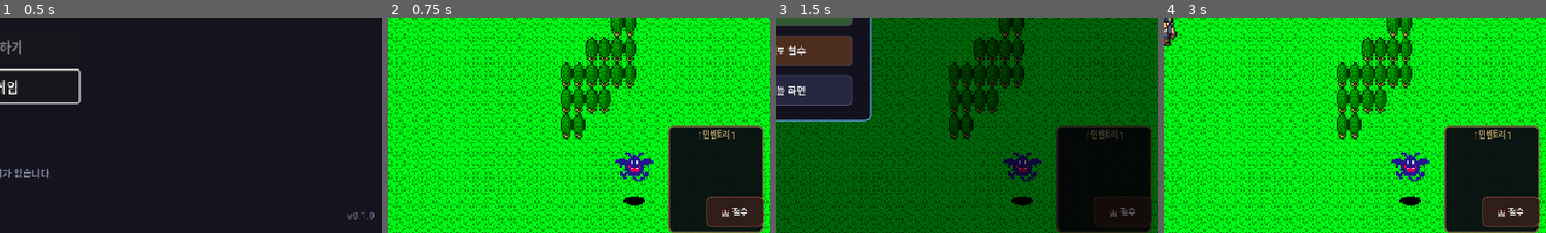
Above: before the commit, frames 1-4 (left to right).
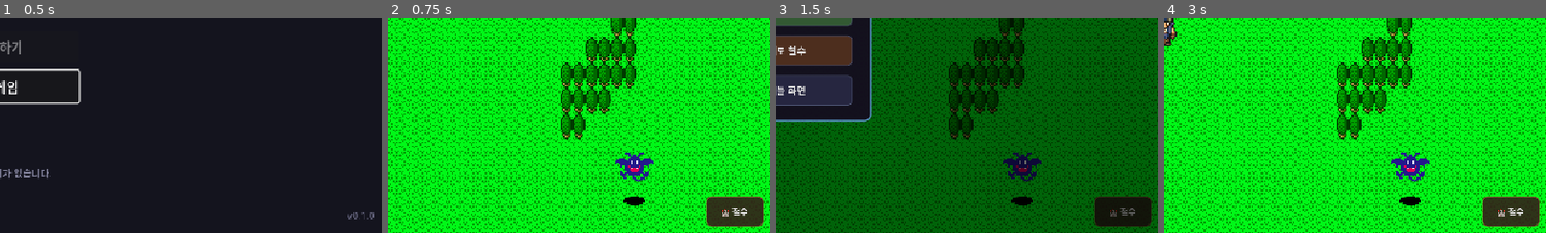
Above: after the commit, the same moments.

Repository: limmmmmmn/Appears-Appears
Game: Godot game, scene res://scenes/main/Main.tscn
The game is run twice, just before and just after one commit, with the same random seed, the same clock (stepped at 60 frames per second) and the same inputs.
Inputs:
- Up to frame 1 (0.5 s): no input
- Up to frame 2 (0.75 s): click "새 게임" at 0.5 s
- Up to frame 3 (1.5 s): click "☰" at 1.25 s
- Up to frame 4 (3 s): click "🏰 철수" at 2 s; click "👤+ 영입" at 2.75 s
The pictures show only the part of the screen within x 50-100%, y 50-100%; the shares and areas given below are measured in that part.

Frame 1 is identical in both runs. In frame 2, 11% of the frame differs, in the area x 73-99%, y 49-100%; in frame 3, 11%; in frame 4, 11%.
Error after the commit: Parse Error: Too few arguments for "get()" call. Expected at least 1 but received 0. (res://scripts/ui/field/MiniMap.gd:111)

Commit message:
인벤토리창 삭제 + 좌측 하단 미니맵 추가
- BottomPartyCards에서 InventoryCard/InvContainer 완전 제거
- BattleManager/FieldDrop 인벤토리 참조를 히어로카드 위치로 대체
- MiniMap 신규 생성: 타일맵 기반 _draw() 미니맵
  - 플레이어 위치: 깜빡이는 노란 점
  - 적 위치: 빨간 점
  - 출구: 초록 사각형
- FieldHUD에 _init_minimap() 추가, 좌측 하단 배치

https://claude.ai/code/session_01LzmX6vSTcWcWe1rR4SRP8n

Diff:
--- a/scenes/ui/BottomPartyCards.tscn
+++ b/scenes/ui/BottomPartyCards.tscn
@@ -22,18 +22,3 @@
 alignment = 1
 theme_override_constants/separation = 4
 mouse_filter = 2
-
-[node name="InvContainer" type="HBoxContainer" parent="."]
-unique_name_in_owner = true
-layout_mode = 1
-anchor_left = 1.0
-anchor_top = 1.0
-anchor_right = 1.0
-anchor_bottom = 1.0
-offset_left = -200.0
-offset_top = -145.0
-offset_right = -8.0
-grow_horizontal = 0
-grow_vertical = 0
-alignment = 2
-mouse_filter = 2
--- /dev/null
+++ b/scenes/ui/MiniMap.tscn
@@ -0,0 +1,8 @@
+[gd_scene load_steps=2 format=3]
+
+[ext_resource type="Script" path="res://scripts/ui/field/MiniMap.gd" id="1_script"]
+
+[node name="MiniMap" type="Control"]
+custom_minimum_size = Vector2(120, 90)
+mouse_filter = 2
+script = ExtResource("1_script")
--- a/scripts/autoload/BattleManager.gd
+++ b/scripts/autoload/BattleManager.gd
@@ -672,12 +672,8 @@
 
 
 func _get_inventory_card_pos(hud: FieldHUD) -> Vector2:
-	if hud.bottom_party_cards == null:
-		return Vector2.ZERO
-	var inv_card = hud.bottom_party_cards.inventory_card
-	if inv_card and is_instance_valid(inv_card):
-		return inv_card.get_global_rect().get_center()
-	return Vector2.ZERO
+	# 인벤토리 카드 삭제됨 → 첫 번째 히어로 카드 위치로 대체
+	return _get_hero_card_pos(hud, 0)
 
 
 func _find_equipped_hero_index(p_item_id: String) -> int:
--- a/scripts/entities/FieldDrop.gd
+++ b/scripts/entities/FieldDrop.gd
@@ -346,16 +346,8 @@
 
 
 func _get_inventory_card_screen_pos() -> Vector2:
-	var hud_nodes: Array = get_tree().get_nodes_in_group("field_hud")
-	if hud_nodes.is_empty():
-		return Vector2.ZERO
-	var hud: FieldHUD = hud_nodes[0] as FieldHUD
-	if hud == null or hud.bottom_party_cards == null:
-		return Vector2.ZERO
-	var inv_card = hud.bottom_party_cards.inventory_card
-	if inv_card and is_instance_valid(inv_card):
-		return inv_card.get_global_rect().get_center()
-	return Vector2.ZERO
+	# 인벤토리 카드 삭제됨 → 첫 번째 히어로 카드 위치로 대체
+	return _get_hero_card_screen_pos(0)
 
 
 func _find_equipped_hero_index(p_item_id: String) -> int:
--- a/scripts/ui/field/BottomPartyCards.gd
+++ b/scripts/ui/field/BottomPartyCards.gd
@@ -2,18 +2,14 @@
 class_name BottomPartyCards
 ## 좌측 파티 카드 컨테이너 (세로 배치)
 ## HeroCard.tscn을 인스턴스하여 파티원별 카드를 표시
-## InventoryCard.tscn을 우측 하단에 독립 배치
 
 const HeroCardScene := preload("res://scenes/ui/HeroCard.tscn")
-const InventoryCardScene := preload("res://scenes/ui/InventoryCard.tscn")
 
 signal equipment_dropped(hero_index: int, item_id: String)
 
 @onready var cards_container: VBoxContainer = %CardsContainer
-@onready var inv_container: HBoxContainer = %InvContainer
 
 var cards: Array[HeroCard] = []
-var inventory_card: InventoryCard = null
 
 
 func _ready() -> void:
@@ -23,7 +19,6 @@
 
 func _initial_setup() -> void:
 	if cards_container:
-		_create_inventory_card()
 		update_display()
 
 
@@ -49,16 +44,6 @@
 func _on_party_changed() -> void:
 	_rebuild_cards()
 	update_display()
-
-
-#region 인벤토리 카드
-func _create_inventory_card() -> void:
-	if inventory_card and is_instance_valid(inventory_card):
-		return
-	inventory_card = InventoryCardScene.instantiate()
-	inventory_card.hero_cards_container = cards_container
-	inv_container.add_child(inventory_card)
-#endregion
 
 
 #region 카드 관리
--- a/scripts/ui/field/FieldHUD.gd
+++ b/scripts/ui/field/FieldHUD.gd
@@ -46,6 +46,9 @@
 # BottomPartyCards
 var bottom_party_cards: BottomPartyCards = null
 
+# 미니맵
+var minimap: MiniMap = null
+
 # 철수 버튼
 var retreat_button: Button = null
 
@@ -67,6 +70,7 @@
 	process_mode = Node.PROCESS_MODE_ALWAYS
 	_init_topbar()
 	_init_party_cards()
+	_init_minimap()
 	_init_retreat_button()
 	_init_pause_menu()
 	_init_recruit_button()
@@ -110,6 +114,18 @@
 	var ctrl := get_node_or_null("Control")
 	if ctrl:
 		ctrl.add_child(bottom_party_cards)
+
+
+func _init_minimap() -> void:
+	## 좌측 하단 미니맵 생성
+	var scene := preload("res://scenes/ui/MiniMap.tscn")
+	minimap = scene.instantiate() as MiniMap
+	var ctrl := get_node_or_null("Control")
+	if ctrl:
+		ctrl.add_child(minimap)
+		minimap.set_anchors_preset(Control.PRESET_BOTTOM_LEFT)
+		minimap.position = Vector2(6, -96)
+		minimap.size = Vector2(120, 90)
 
 
 func _init_retreat_button() -> void:
--- /dev/null
+++ b/scripts/ui/field/MiniMap.gd
@@ -0,0 +1,139 @@
+extends Control
+class_name MiniMap
+## 미니맵 - 타일맵 기반 간략 지도
+## 플레이어 위치(노랑 점), 적(빨강 점), 출구(초록 사각) 표시
+
+const TILE_COLORS := {
+	"grass": Color(0.25, 0.5, 0.2),
+	"forest": Color(0.12, 0.32, 0.12),
+	"mountain": Color(0.42, 0.36, 0.26),
+	"water": Color(0.15, 0.3, 0.55),
+	"cave": Color(0.22, 0.2, 0.28),
+}
+const EMPTY_COLOR := Color(0.03, 0.03, 0.06, 0.3)
+const PLAYER_COLOR := Color(1.0, 1.0, 0.3)
+const ENEMY_COLOR := Color(0.85, 0.2, 0.2)
+const EXIT_COLOR := Color(0.3, 1.0, 0.5)
+const BG_COLOR := Color(0.03, 0.03, 0.06, 0.9)
+const BORDER_COLOR := Color(0.3, 0.35, 0.5, 0.7)
+
+const TILE_SIZE := 16  # 게임 타일 크기
+
+var tilemap: TileMapLayer
+var tile_type_map := {0: "grass", 1: "forest", 2: "mountain", 3: "water", 4: "cave"}
+
+var map_texture: ImageTexture
+var map_bounds: Rect2i
+var field_ref: WeakRef = weakref(null)
+
+var is_setup := false
+var _blink_timer := 0.0
+
+
+func _ready() -> void:
+	mouse_filter = MOUSE_FILTER_IGNORE
+	call_deferred("_find_and_setup")
+
+
+func _find_and_setup() -> void:
+	var field = _find_field()
+	if field:
+		field_ref = weakref(field)
+		if field.tilemap:
+			_setup_tilemap(field.tilemap)
+
+
+func _find_field():
+	# FieldHUD(CanvasLayer) → 부모가 Field
+	var node = get_parent()
+	while node:
+		if node.has_method("get_party_leader"):
+			return node
+		node = node.get_parent()
+	# 폴백: 현재 씬
+	var root = get_tree().current_scene
+	if root and root.has_method("get_party_leader"):
+		return root
+	return null
+
+
+func _setup_tilemap(p_tilemap: TileMapLayer) -> void:
+	tilemap = p_tilemap
+	_build_map_texture()
+	is_setup = true
+
+
+func _build_map_texture() -> void:
+	var used_rect := tilemap.get_used_rect()
+	map_bounds = used_rect
+	if used_rect.size.x <= 0 or used_rect.size.y <= 0:
+		return
+
+	var img := Image.create(used_rect.size.x, used_rect.size.y, false, Image.FORMAT_RGBA8)
+	for y in range(used_rect.size.y):
+		for x in range(used_rect.size.x):
+			var cell := Vector2i(used_rect.position.x + x, used_rect.position.y + y)
+			var source_id: int = tilemap.get_cell_source_id(cell)
+			if source_id < 0:
+				img.set_pixel(x, y, EMPTY_COLOR)
+				continue
+			var tile_type: String = str(tile_type_map.get(source_id, "grass"))
+			img.set_pixel(x, y, TILE_COLORS.get(tile_type, EMPTY_COLOR))
+
+	map_texture = ImageTexture.create_from_image(img)
+
+
+func _process(delta: float) -> void:
+	if is_setup:
+		_blink_timer += delta
+		queue_redraw()
+
+
+func _draw() -> void:
+	# 배경
+	draw_rect(Rect2(Vector2.ZERO, size), BG_COLOR)
+	draw_rect(Rect2(Vector2.ZERO, size), BORDER_COLOR, false, 1.0)
+
+	if not is_setup or map_texture == null:
+		return
+
+	# 맵 텍스처 스케일링
+	var pad := 3.0
+	var draw_area := size - Vector2(pad * 2, pad * 2)
+	var scale_x: float = draw_area.x / float(map_bounds.size.x)
+	var scale_y: float = draw_area.y / float(map_bounds.size.y)
+	var map_scale: float = min(scale_x, scale_y)
+	var map_draw_size := Vector2(map_bounds.size) * map_scale
+	var offset := Vector2(pad, pad) + (draw_area - map_draw_size) * 0.5
+
+	draw_texture_rect(map_texture, Rect2(offset, map_draw_size), false)
+
+	var field = field_ref.get()
+	if field == null:
+		return
+
+	# 플레이어 (깜빡이는 노란 점)
+	if field.party_leader and is_instance_valid(field.party_leader):
+		var player_cell := tilemap.local_to_map(field.party_leader.global_position)
+		var px: float = float(player_cell.x - map_bounds.position.x) * map_scale + offset.x
+		var py: float = float(player_cell.y - map_bounds.position.y) * map_scale + offset.y
+		var blink_alpha: float = 0.6 + 0.4 * sin(_blink_timer * 5.0)
+		var c := PLAYER_COLOR
+		c.a = blink_alpha
+		draw_circle(Vector2(px, py), 2.5, c)
+
+	# 적 (빨간 점)
+	for enemy in field.field_enemies:
+		if not is_instance_valid(enemy):
+			continue
+		var enemy_cell := tilemap.local_to_map(enemy.global_position)
+		var ex: float = float(enemy_cell.x - map_bounds.position.x) * map_scale + offset.x
+		var ey: float = float(enemy_cell.y - map_bounds.position.y) * map_scale + offset.y
+		draw_circle(Vector2(ex, ey), 1.5, ENEMY_COLOR)
+
+	# 출구 (초록 사각)
+	if field.exit_area and is_instance_valid(field.exit_area):
+		var exit_cell := tilemap.local_to_map(field.exit_area.global_position)
+		var epx: float = float(exit_cell.x - map_bounds.position.x) * map_scale + offset.x
+		var epy: float = float(exit_cell.y - map_bounds.position.y) * map_scale + offset.y
+		draw_rect(Rect2(epx - 2, epy - 2, 4, 4), EXIT_COLOR)
